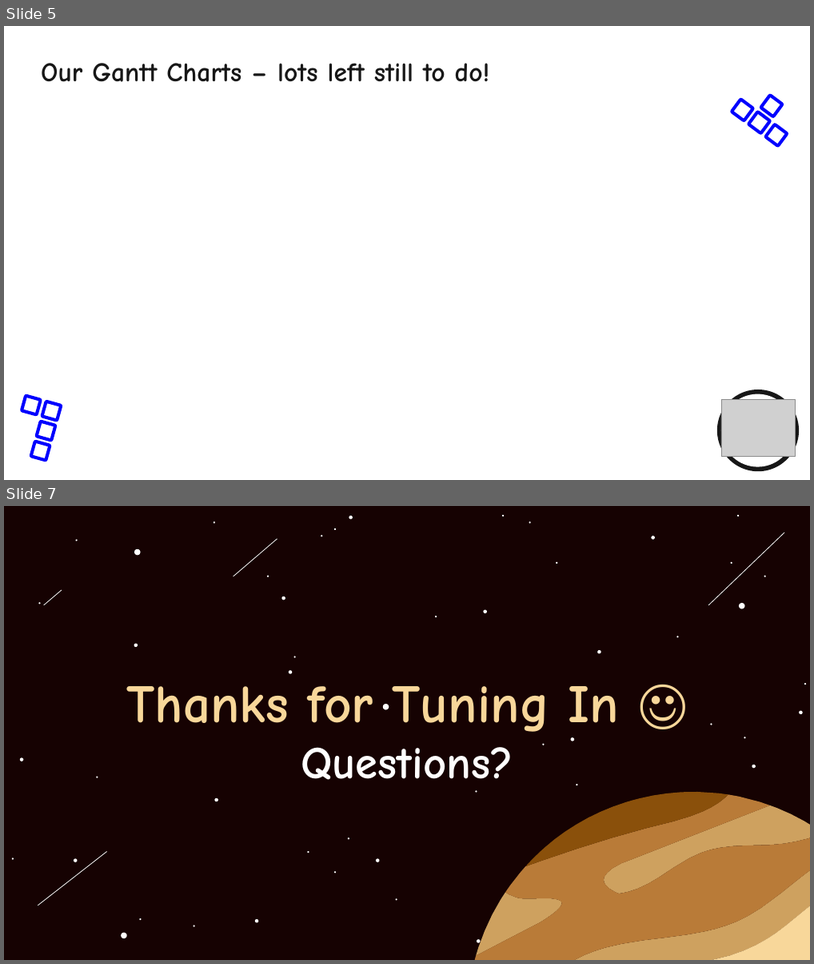
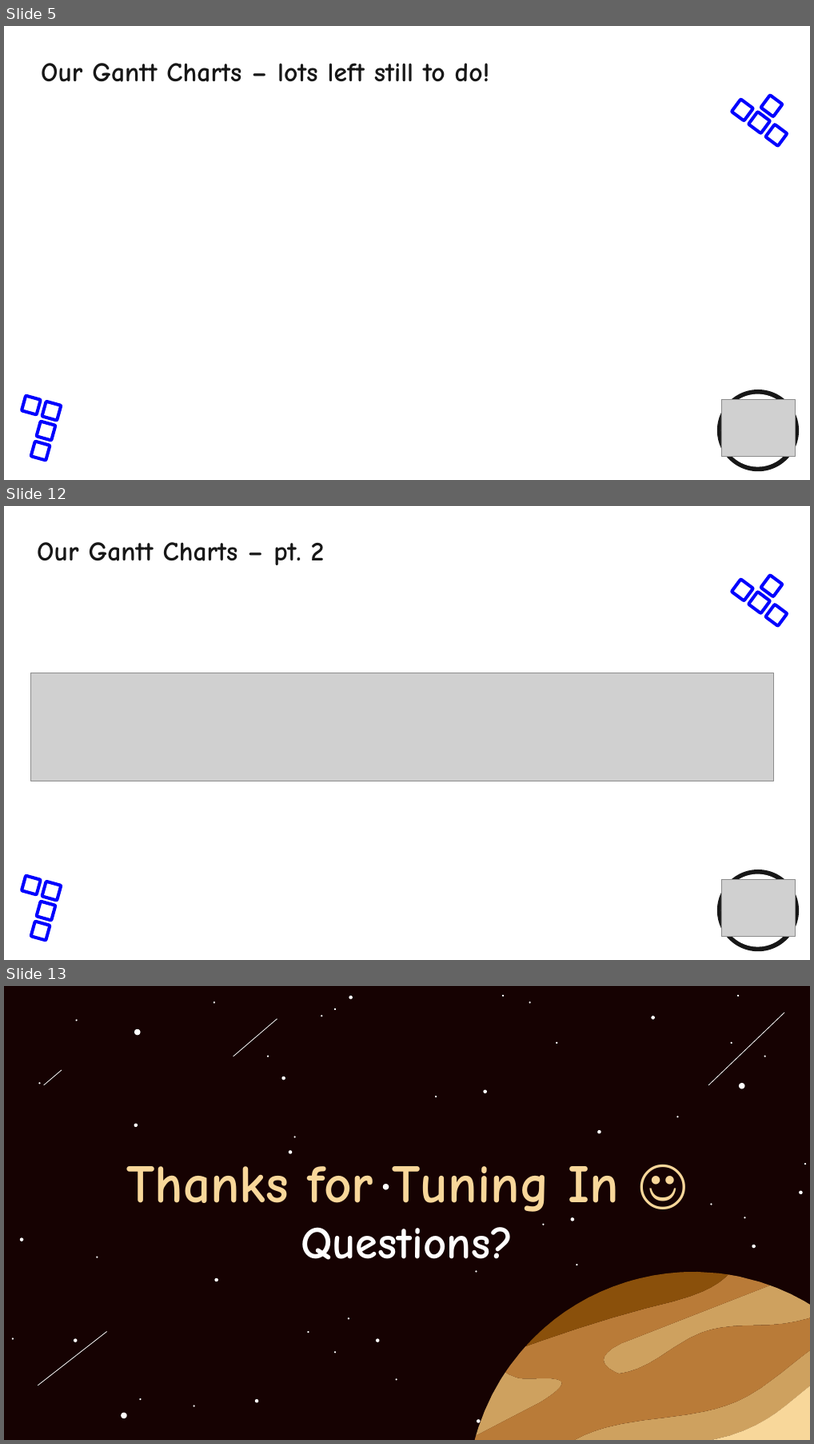
Before and after one commit to CorylC/CS383BrainstewGame, a slide deck: 383Game/Doc/Presentations/TechDown_TL2_MVP.pptx. Shown one above the other, each under a label of ours: slides 5 and 7 before the commit, slides 5, 12 and 13 after it; the slides between them are not shown. The pictures are 814x964 and 814x1444 pixels, drawn with LibreOffice and Linux fonts; fonts in the diff are those of the drawing; grey boxes stand for pictures; background and template pictures are left out. Boxes give left, top, right and bottom in pixels: in the first picture for what was removed or moved away, otherwise in the second. Text is boxed around its words. In the diff, an @@ line names an element or a change of style, - is before the commit and + after.

Commit message:
MVP Presentation
Added Gantt Charts

```diff
--- a/383Game/Doc/Presentations/TechDown_TL2_MVP.pptx
+++ b/383Game/Doc/Presentations/TechDown_TL2_MVP.pptx
@@ slide 12 added at [4, 506, 810, 960], background picture (left out); not listed: 8 template elements that a slide beside it also shows @@
@@ text added at [37, 542, 325, 565], 32 pt, text #171717, bold @@
+Our Gantt Charts – pt. 2
@@ picture added at [31, 673, 774, 780] @@
@@ ellipse added at [718, 869, 799, 952], fill #171717 @@
@@ ellipse added at [722, 874, 794, 947], fill #FFFFFF @@
@@ picture added at [722, 880, 795, 936] @@
@@ what was slide 7 is now slide 13 @@
```
Also in this commit, not shown: 1 slide changed, 5 other slides added.
